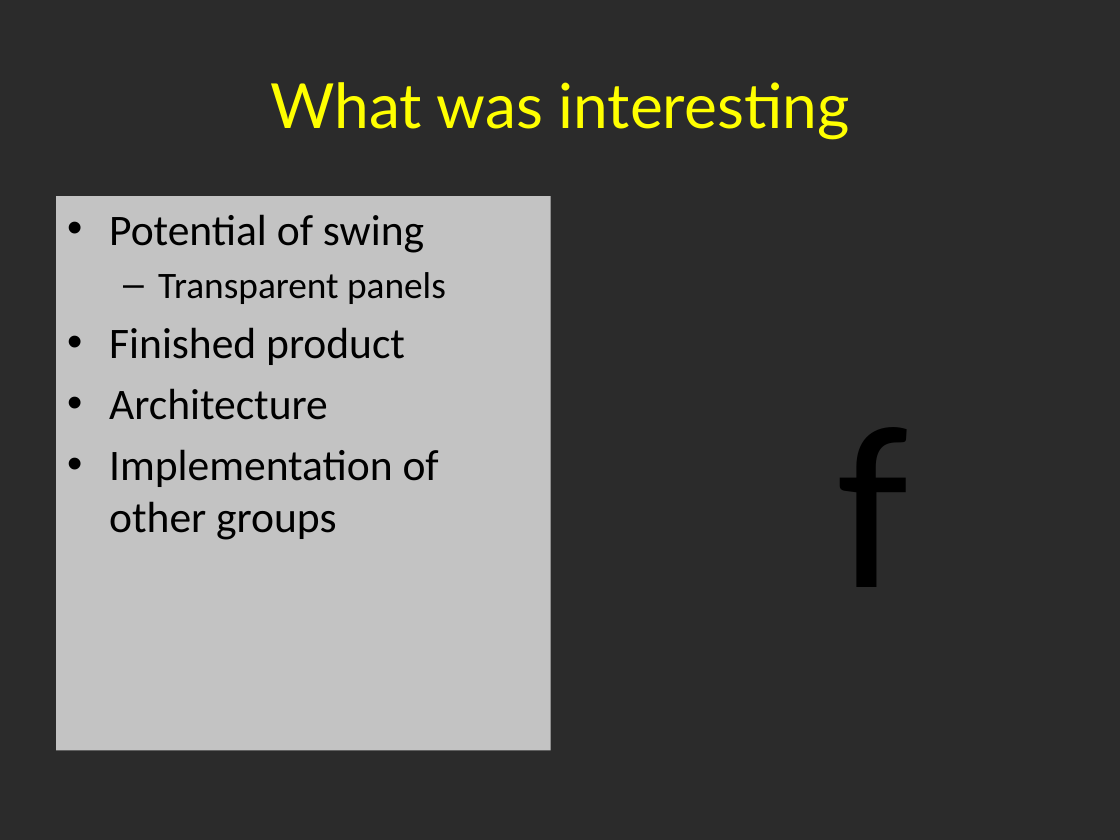
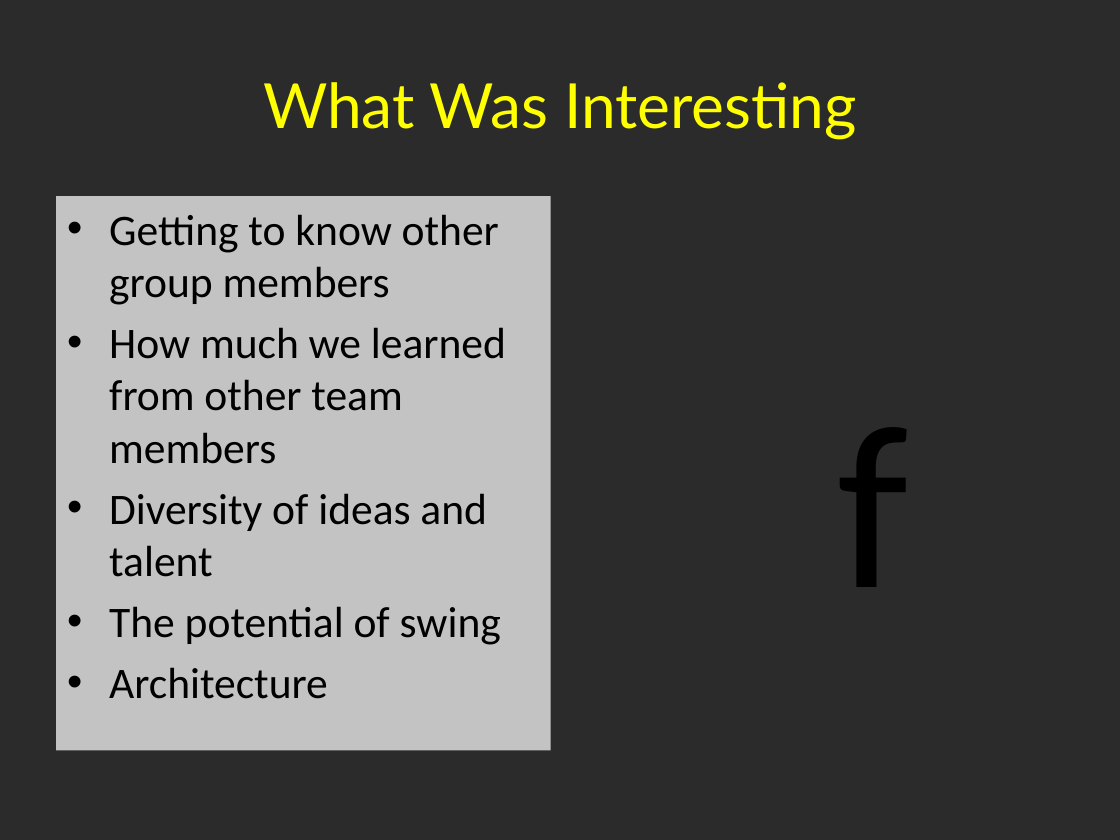
Before and after one commit to shalynnho/pokemonfactory, a slide deck: slide 3 of FactoryPresentation.pptx (slide 2 before the commit). Drawn at 1120x840 pixels with LibreOffice and Linux fonts; fonts in the diff are those of the drawing; background and template pictures are left out; a plain dark background stands for a picture behind light text. Boxes give left, top, right and bottom in pixels: in the first picture for what was removed or moved away, otherwise in the second. Text is boxed around its words. In the diff, an @@ line names an element or a change of style, - is before the commit and + after.

```diff
--- a/FactoryPresentation.pptx
+++ b/FactoryPresentation.pptx
@@ title at bbox=[263, 82, 857, 140]: text changed @@
-What was interesting
+What Was Interesting
@@ text at bbox=[109, 214, 506, 645]: text changed @@
-• Potential of swing
-  – Transparent panels
-• Finished product
+• Getting to know other group members
+• How much we learned from other team members
+• Diversity of ideas and talent
+• The potential of swing
@@ text at bbox=[109, 449, 439, 540]: paragraph removed @@
-• Implementation of other groups
```
Also in this commit, not shown: 6 other slides changed.
